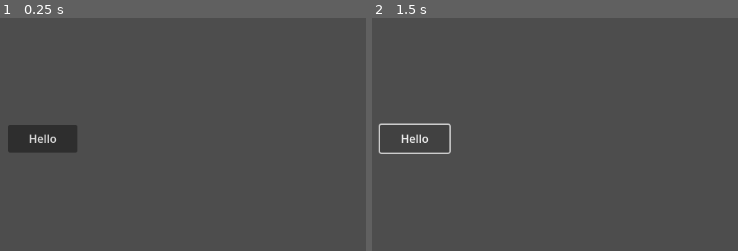
Above: before the commit, frames 1-2 (left to right).
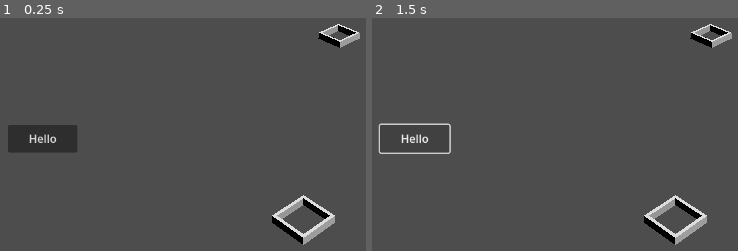
Above: after the commit, the same moments.

Repository: bianpeng001/GodotPy
Game: Godot game, scene res://main.tscn
Same seed, same stepped clock (60 frames per second), same inputs: the game is played once before the commit and once after it.
Inputs:
- Up to frame 1 (0.25 s): no input
- Up to frame 2 (1.5 s): click "Hello" at 0.5 s; click "Hello" at 1.25 s

The runs differ from the first frame. In frame 1, 2.0% of the frame differs, in the area x 74-99%, y 2-98%; in frame 2, 2.0%.

Commit message:
add city module, core.py

Diff:
--- a/Demo/main.tscn
+++ b/Demo/main.tscn
@@ -1,10 +1,8 @@
-[gd_scene format=3 uid="uid://cipun2g0qp50n"]
+[gd_scene load_steps=2 format=3 uid="uid://cipun2g0qp50n"]
+
+[ext_resource type="PackedScene" uid="uid://dx4jt88t2pkvs" path="res://Model/City01.glb" id="1_fy31c"]
 
 [node name="Node3D" type="Node3D"]
-
-[node name="FPyObject" type="FPyObject" parent="."]
-python_path = "main"
-python_class = "TestClass"
 
 [node name="Button" type="Button" parent="."]
 offset_left = 150.0
@@ -12,3 +10,26 @@
 offset_right = 250.0
 offset_bottom = 200.0
 text = "Hello"
+
+[node name="FPyObject" type="FPyObject" parent="."]
+python_path = "main"
+python_class = "TestClass"
+
+[node name="City01" parent="." instance=ExtResource("1_fy31c")]
+
+[node name="City02" parent="." instance=ExtResource("1_fy31c")]
+transform = Transform3D(1, 0, 0, 0, 1, 0, 0, 0, 1, 17.7499, 0, -13.6001)
+
+[node name="City03" parent="." instance=ExtResource("1_fy31c")]
+transform = Transform3D(1, 0, 0, 0, 1, 0, 0, 0, 1, -22.1538, 0, -26.5104)
+
+[node name="DirectionalLight3D" type="DirectionalLight3D" parent="."]
+transform = Transform3D(0.833577, -0.490839, 0.253428, 0, 0.458774, 0.888553, -0.552403, -0.740678, 0.382423, 0, 14.6445, 0)
+
+[node name="CameraController" type="FPyObject" parent="."]
+python_path = "game.camera_controller"
+python_class = "CameraController"
+
+[node name="MainCamera" type="Camera3D" parent="CameraController"]
+transform = Transform3D(0.707107, 0.5, -0.5, 0, 0.707107, 0.707107, 0.707107, -0.5, 0.5, -15, 20, 15)
+fov = 45.0
--- a/Demo/project.godot
+++ b/Demo/project.godot
@@ -19,3 +19,7 @@
 [editor]
 
 export/convert_text_resources_to_binary=true
+
+[rendering]
+
+anti_aliasing/quality/screen_space_aa=1
Binary file added: Demo/Model/City01.glb
Not shown, added: Demo/Model/City01.glb.import
Not shown, added: Demo/game/camera_controller.py
Not shown, added: Demo/game/core.py
Not shown, changed: Demo/main.py
Not shown, changed: Godot/modules/GodotPy/src/GodotPy.cpp
Not shown, added: Godot/modules/Sqlite/src/Sqlite.cpp
Not shown, added: Godot/modules/Sqlite/src/Sqlite.h
